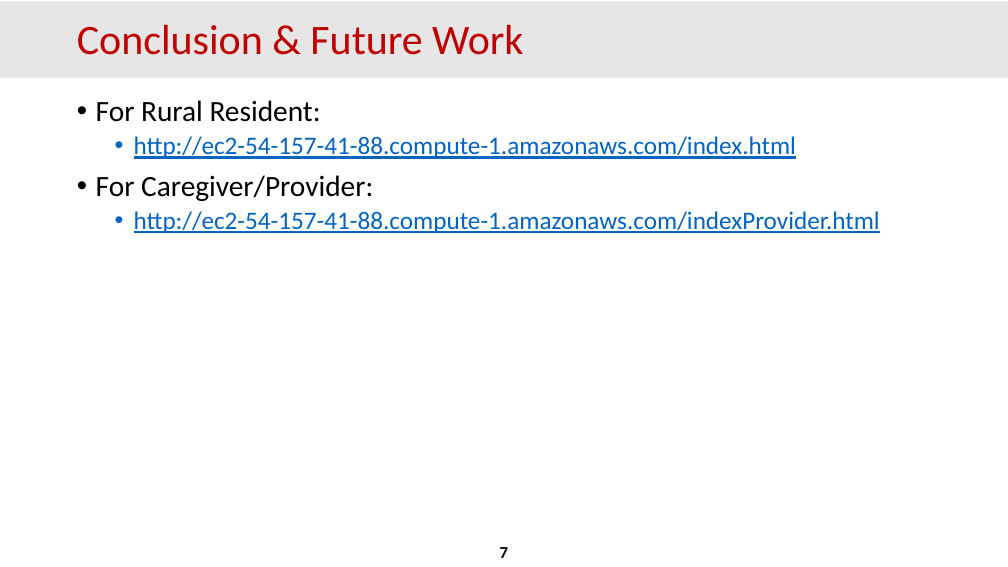
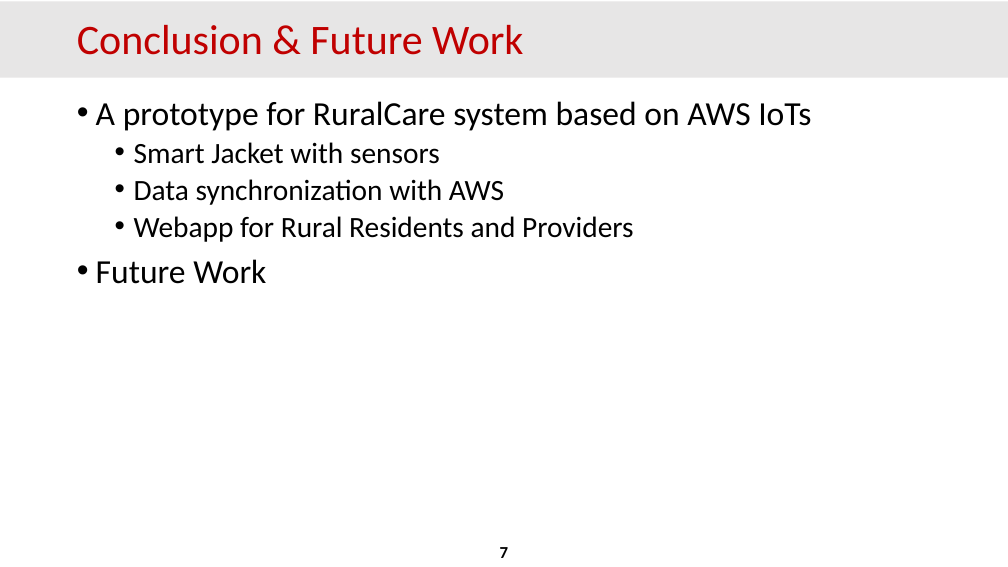
Before and after one commit to AWSGoPokes/aws-iot, a slide deck: slide 7 of docs/Presentation.pptx. Drawn at 1008x567 pixels with LibreOffice and Linux fonts; fonts in the diff are those of the drawing; background and template pictures are left out. Boxes give left, top, right and bottom in pixels: in the first picture for what was removed or moved away, otherwise in the second. Text is boxed around its words. In the diff, an @@ line names an element or a change of style, - is before the commit and + after.

```diff
--- a/docs/Presentation.pptx
+++ b/docs/Presentation.pptx
@@ text at [96,101,811,284]: text changed; size 24 to 28 pt; text colour #0563C1 to #000000 @@
-• For Rural Resident:
-  • http://ec2-54-157-41-88.compute-1.amazonaws.com/index.html
-• For Caregiver/Provider:
-  • http://ec2-54-157-41-88.compute-1.amazonaws.com/indexProvider.html
+• A prototype for RuralCare system based on AWS IoTs
+  • Smart Jacket with sensors
+  • Data synchronization with AWS
+  • Webapp for Rural Residents and Providers
+• Future Work
```
Also in this commit, not shown: 3 other slides changed, 2 other files.
